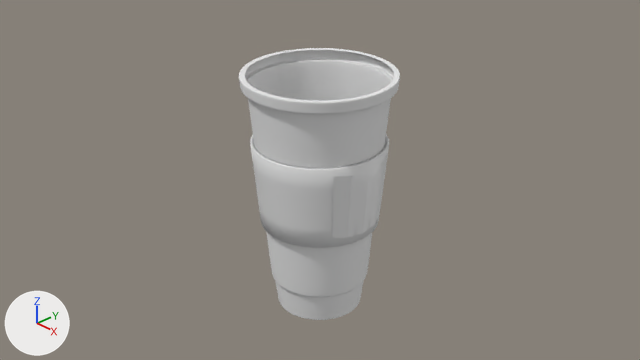
One commit to the Blender file Starbucks.blend: the scene before it, then after it.
Rendered twice from the file's camera 'Camera'. The axes (+X, +Y, +Z) are drawn at lower left. The lights are the same throughout.
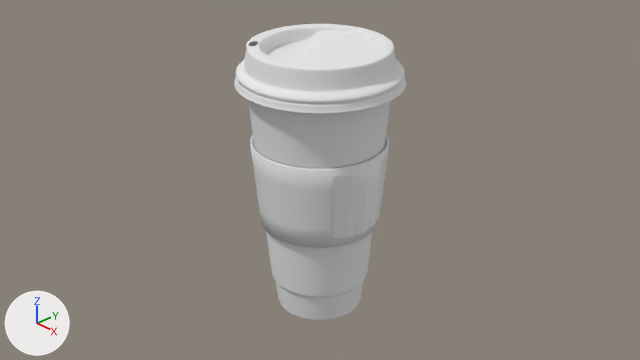
The edits, one by one:
Mesh me_starbuckscup2_0_004 is new.
It has 3516 vertices, 6928 faces and spans x -19.7..20.3, y -21.2..-13.9, z -19.4..20.6.
It uses material mat_material_001 (its picture is missing).
Mesh me_starbuckscup2_0_003 is new.
It has 1088 vertices, 2048 faces and spans x -20.2..20.7, y -13.9..-12.1, z -19.9..21.1.
It uses material mat_material_001 (its picture is missing).
Object 'starbuckscup2_0.004' (ob_starbuckscup2_0_004) is new; it shows me_starbuckscup2_0_004.
Its parent is ob_starbuckscup2.
Its location is (-0.029, 46.34, -0.181).
Its scale is (0.386, 0.386, 0.386).
Object 'starbuckscup2' (ob_starbuckscup2) is new.
Its parent is ob_root.
Its location is (0.0, -6.705, 0.0).
Its rotation in degrees is (0, 20, 0).
Its scale is (0.13, 0.13, 0.13).
Object 'Root' (ob_root) is new.
Its parent is ob_rootnode__model_correction_matrix.
Its location is (0.0, 0.0, 0.0).
Object 'RootNode (model correction matrix)' (ob_rootnode__model_correction_matrix) is new.
Its parent is ob_rootnode__gltf_orientation_matrix.
Its location is (0.0, 0.0, 0.0).
Object 'RootNode (gltf orientation matrix)' (ob_rootnode__gltf_orientation_matrix) is new.
Its location is (0.0, 0.0, 0.0).
Its rotation in degrees is (-90, 0, 0).
Object 'starbuckscup2_0.003' (ob_starbuckscup2_0_003) is new; it shows me_starbuckscup2_0_003.
Its parent is ob_starbuckscup2.
Its location is (-0.029, 46.34, -0.181).
Its scale is (0.386, 0.386, 0.386).

Where the change shows, as pixel boxes [x1, y1, x2, y2] in the pictures (640 x 360 px):
'starbuckscup2_0.004', added
    after: [236, 24, 405, 104]
'starbuckscup2_0.003', added
    after: [234, 76, 406, 113]
